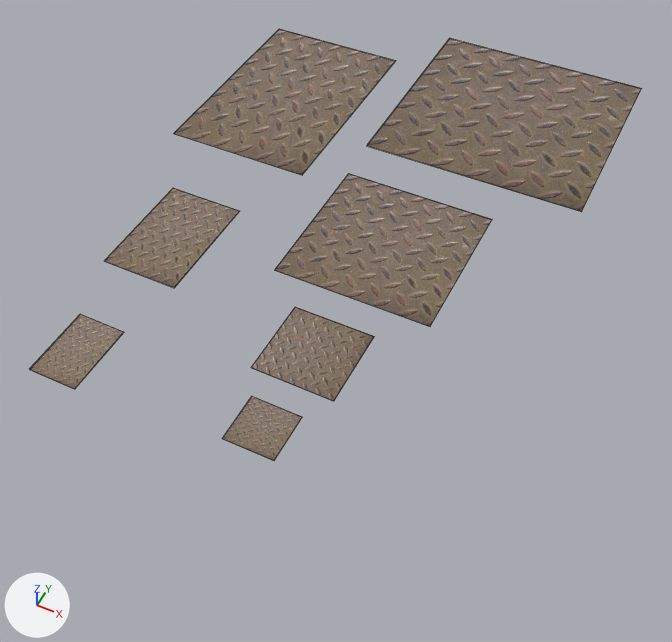
One commit to the Blender file BlenderAssets/FactoryComponentFMPlate.blend: the scene before it, then after it.
One viewpoint serves both versions: a 50 mm lens placed at (3.16, -4.64, 7.86), pointed at (-0.31, 2.31, -0.83). Arrows for +X, +Y and +Z are at lower left; the lights stay in place. Mesh edges are drawn as thin lines.

The first picture shows '1', '2', '3', '3.001', '4', '5', '6'.
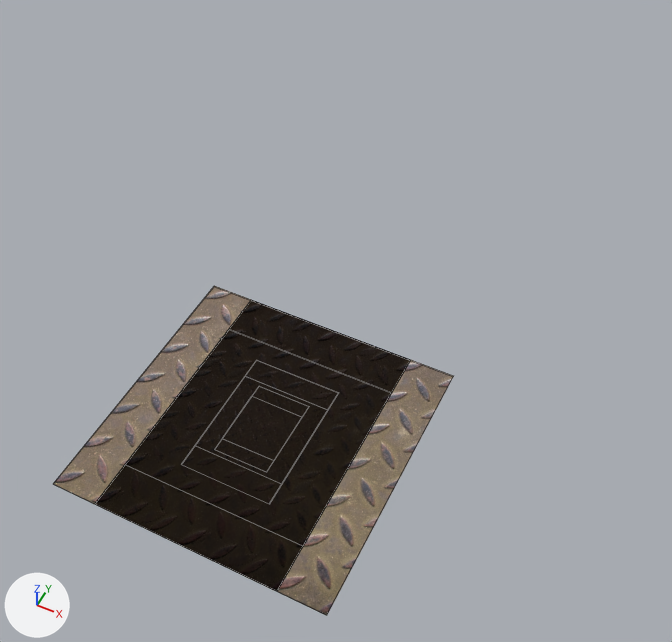
Changed parts and their boxes [x1, y1, x2, y2] in the pictures (672 x 642 px):
'3.001', moved: before [367, 38, 642, 212]; after [53, 286, 453, 615]
'6', moved: before [174, 29, 396, 175]; after [96, 301, 409, 590]
'3', moved: before [275, 173, 492, 326]; after [130, 332, 392, 545]
'5', moved: before [104, 188, 240, 288]; after [182, 361, 337, 504]
'2', moved: before [251, 307, 374, 401]; after [201, 379, 326, 478]
'4', moved: before [30, 314, 124, 389]; after [216, 386, 305, 470]
'1', unchanged, covered by the edit: before [222, 396, 302, 461]; after [228, 398, 301, 459]

The change, as a diff of the scene's bpy script:
```diff
--- a/BlenderAssets/FactoryComponentFMPlate.blend.py
+++ b/BlenderAssets/FactoryComponentFMPlate.blend.py
@@ ob_2 @@
 ob_2 = bpy.data.objects.new('2', me_plane_001)
-ob_2.location = (0.0, 1.13, 0.0)
+ob_2.location = (0.0, 0.0, 0.0)
@@ ob_3 @@
 ob_3 = bpy.data.objects.new('3', me_plane_002)
-ob_3.location = (0.0, 3.05, 0.0)
+ob_3.location = (0.0, 0.0, 0.0)
@@ ob_3_001 @@
 ob_3_001 = bpy.data.objects.new('3.001', me_plane_008)
-ob_3_001.location = (0.46, 6.2, 0.0)
+ob_3_001.location = (0.0, 0.0, 0.0)
@@ ob_5 @@
 ob_5 = bpy.data.objects.new('5', me_plane_004)
-ob_5.location = (-2.4, 2.02, 0.0)
+ob_5.location = (0.0, 0.0, 0.0)
@@ ob_6 @@
 ob_6 = bpy.data.objects.new('6', me_plane_005)
-ob_6.location = (-2.53, 5.25, 0.0)
+ob_6.location = (0.0, 0.0, 0.0)
@@ ob_4 @@
 ob_4 = bpy.data.objects.new('4', me_plane_006)
-ob_4.location = (-2.33, -0.01, 0.0)
+ob_4.location = (0.0, 0.0, 0.0)
```
